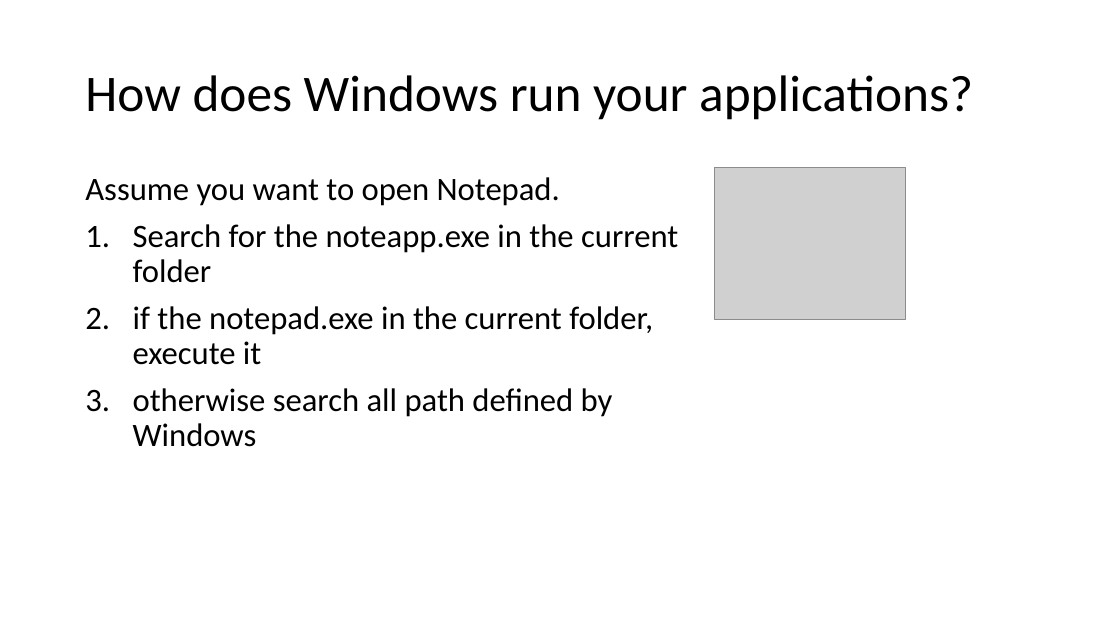
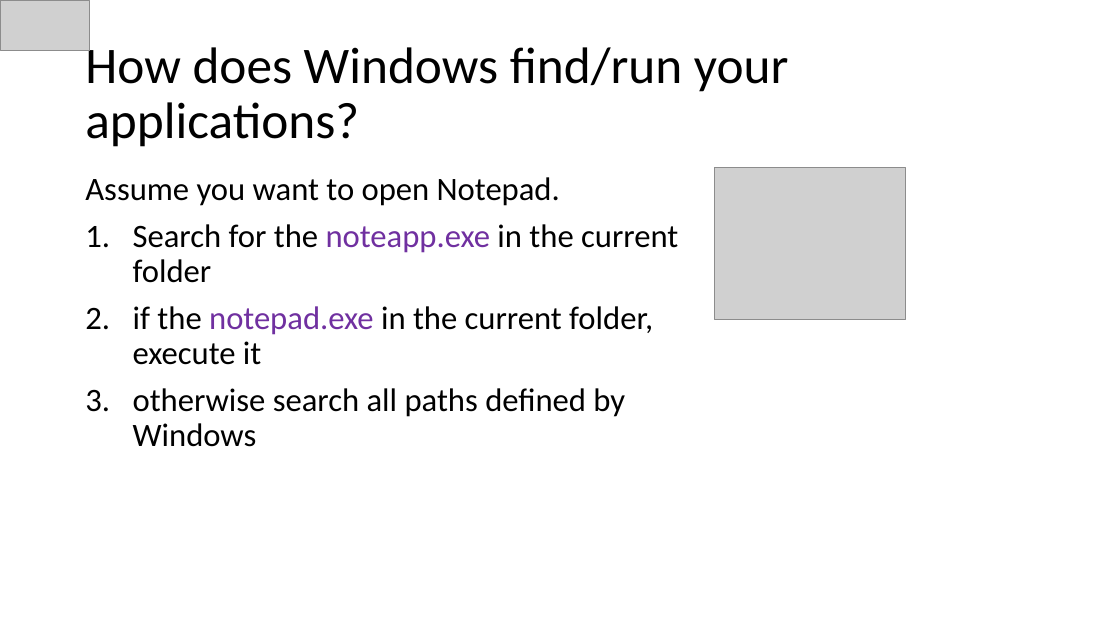
Before and after one commit to frankwxu/digital-forensics-lab, a slide deck: slide 11 of Basic_Computer_Skills_for_Forensics/2_Win_command_line_tutorial.pptx. Drawn at 1120x630 pixels with LibreOffice and Linux fonts; fonts in the diff are those of the drawing; grey boxes stand for pictures; background and template pictures are left out. Boxes give left, top, right and bottom in pixels: in the first picture for what was removed or moved away, otherwise in the second. Text is boxed around its words. In the diff, an @@ line names an element or a change of style, - is before the commit and + after.

```diff
--- a/Basic_Computer_Skills_for_Forensics/2_Win_command_line_tutorial.pptx
+++ b/Basic_Computer_Skills_for_Forensics/2_Win_command_line_tutorial.pptx
@@ picture added at [0, 0, 90, 50] @@
@@ title at [85, 40, 788, 147]: text changed @@
-How does Windows run your applications?
+How does Windows find/run your applications?
@@ text at [133, 224, 678, 365]: text colour #000000 to #7030A0 in "noteapp.exe", "notepad.exe" @@
@@ text at [133, 388, 625, 447]: text changed @@
-3. otherwise search all path defined by Windows
+3. otherwise search all paths defined by Windows
```
Also in this commit, not shown: 1 slide added, 8 other files.
